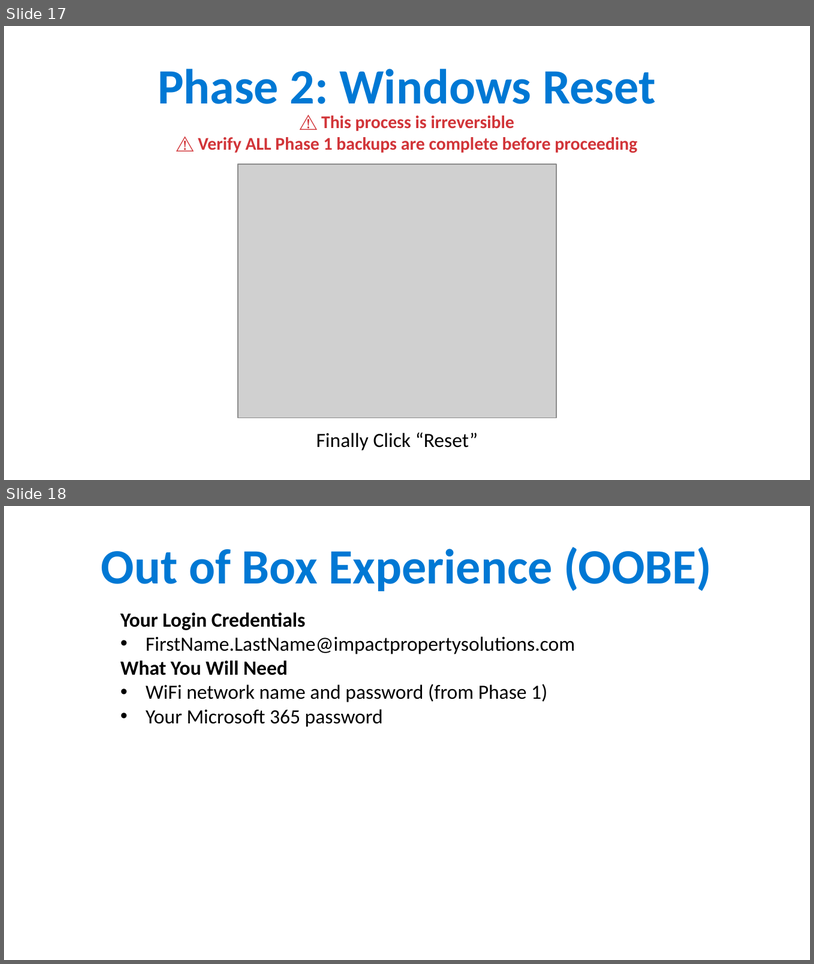
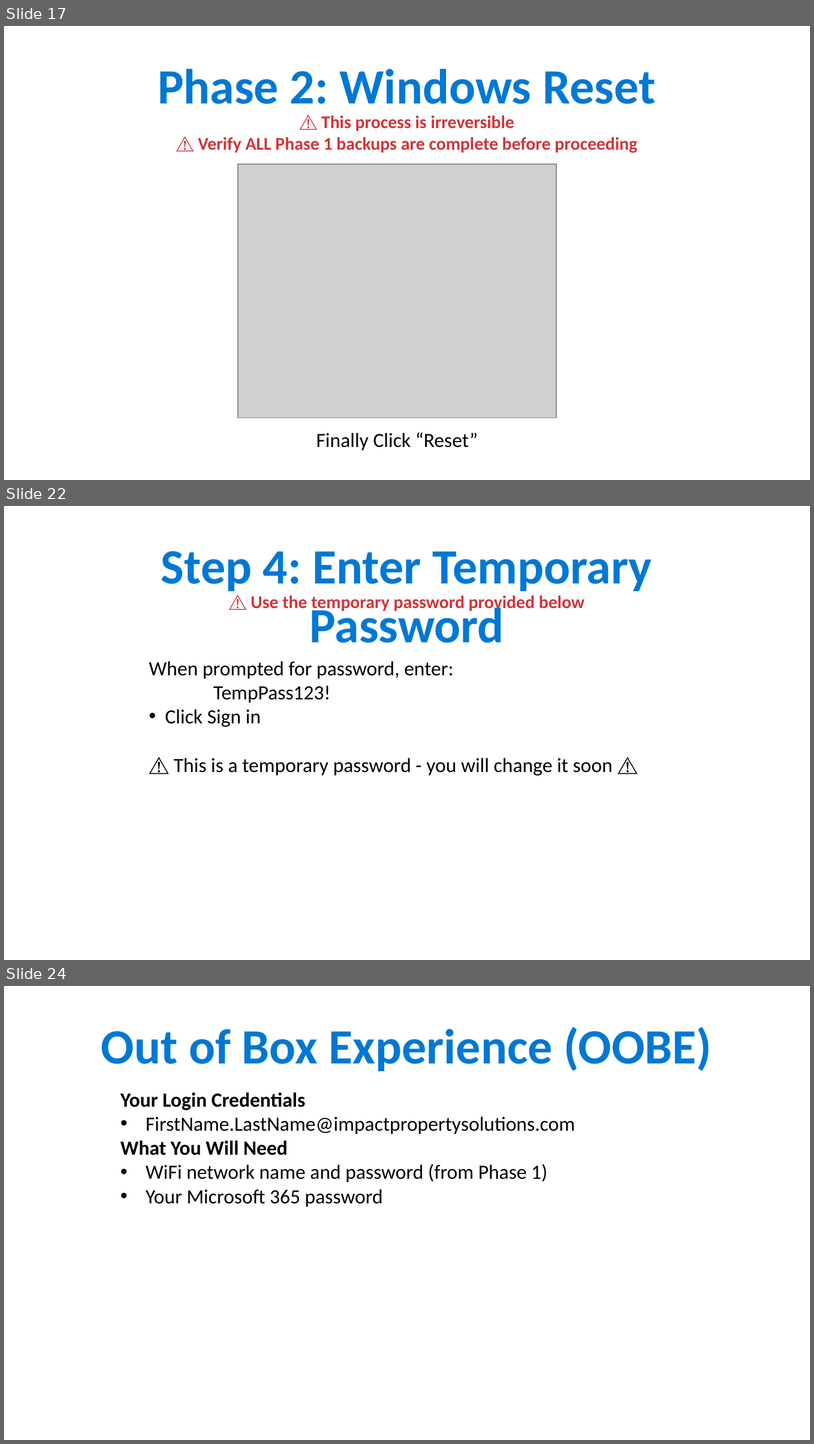
Before and after one commit to ipsghonline/tmp, a slide deck: presentation/Phase1-Backup-Guide.pptx. Shown one above the other, each under a label of ours: slides 17 and 18 before the commit, slides 17, 22 and 24 after it; the slides between them are not shown. The pictures are 814x964 and 814x1444 pixels, drawn with LibreOffice and Linux fonts; fonts in the diff are those of the drawing; grey boxes stand for pictures. Boxes give left, top, right and bottom in pixels: in the first picture for what was removed or moved away, otherwise in the second. Text is boxed around its words. In the diff, an @@ line names an element or a change of style, - is before the commit and + after.

```diff
--- a/presentation/Phase1-Backup-Guide.pptx
+++ b/presentation/Phase1-Backup-Guide.pptx
@@ slide 22 added at bbox=[4, 506, 810, 960], background #FFFFFF @@
@@ text added at bbox=[161, 551, 653, 643], 44 pt, text #0078D4, bold @@
+Step 4: Enter Temporary Password
@@ text added at bbox=[251, 595, 585, 612], 16 pt, text #D13438, bold @@
+⚠️ Use the temporary password provided below
@@ text added at bbox=[149, 661, 613, 775], 18 pt, text #000000 @@
+When prompted for password, enter:
+    TempPass123!
+• Click Sign in
+⚠️ This is a temporary password - you will change it soon ⚠️
@@ what was slide 18 is now slide 24 @@
```
Also in this commit, not shown: 6 other slides added.
